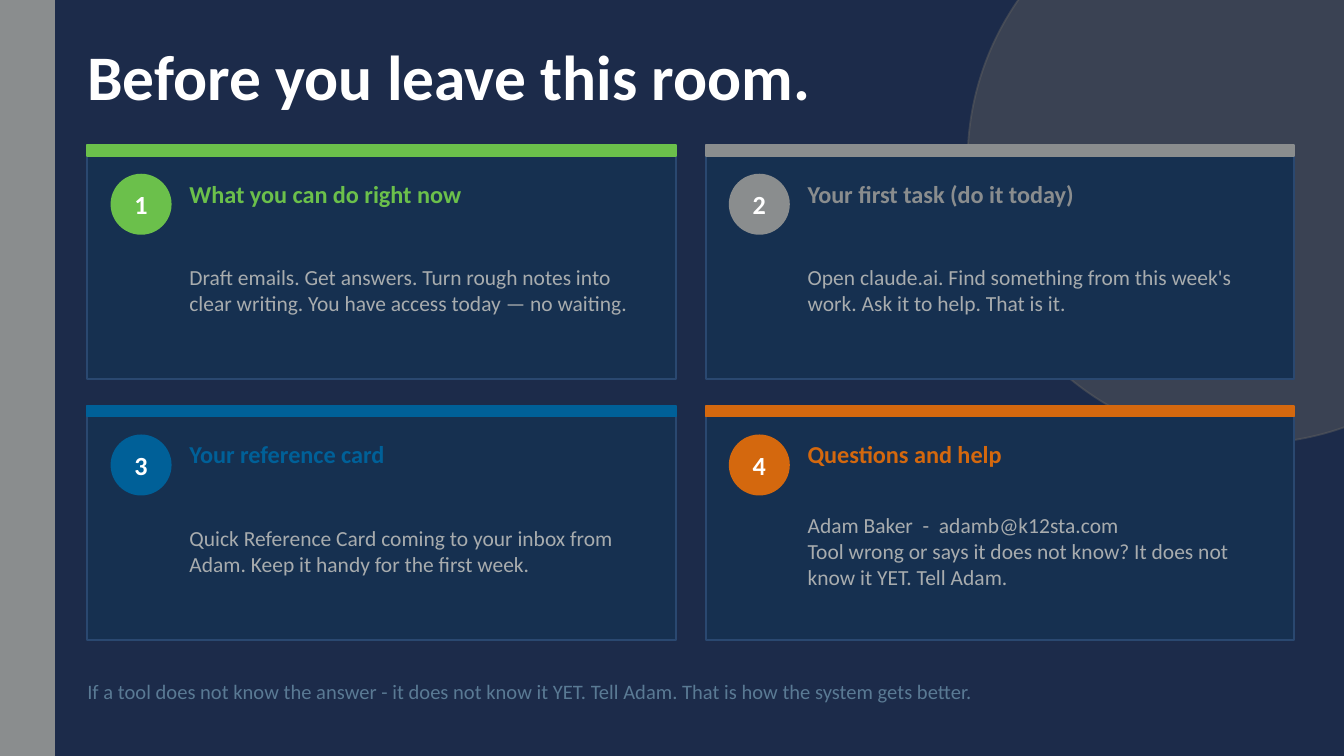
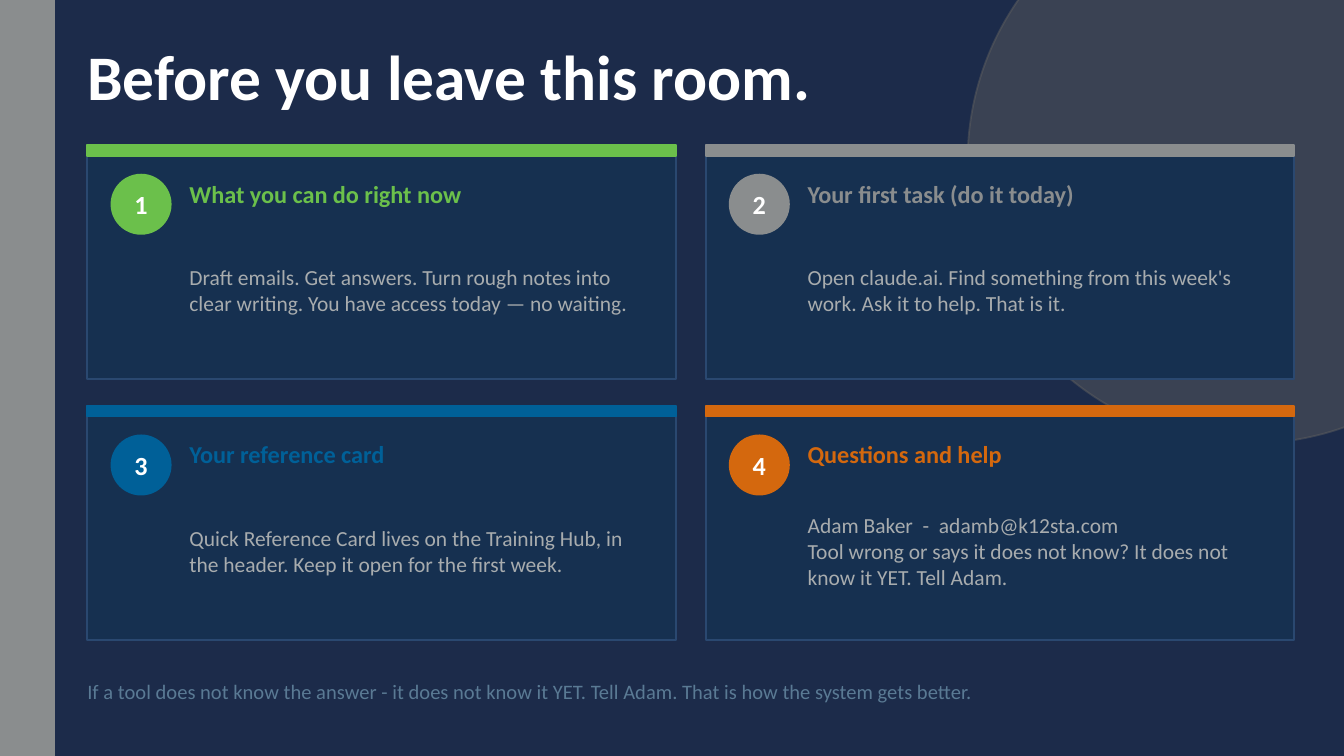
Before and after one commit to abaker421/sta-training-hub, a slide deck: slide 12 of dist/files/ai-tools-getting-started.pptx. Drawn at 1344x756 pixels with LibreOffice and Linux fonts; fonts in the diff are those of the drawing. Boxes give left, top, right and bottom in pixels: in the first picture for what was removed or moved away, otherwise in the second. Text is boxed around its words. In the diff, an @@ line names an element or a change of style, - is before the commit and + after.

```diff
--- a/dist/files/ai-tools-getting-started.pptx
+++ b/dist/files/ai-tools-getting-started.pptx
@@ text at (x1=189, y1=531, x2=622, y2=576): text changed @@
-Quick Reference Card coming to your inbox from Adam. Keep it handy for the first week.
+Quick Reference Card lives on the Training Hub, in the header. Keep it open for the first week.
```
Also in this commit, not shown: 3 other slides changed, 3 other files.
